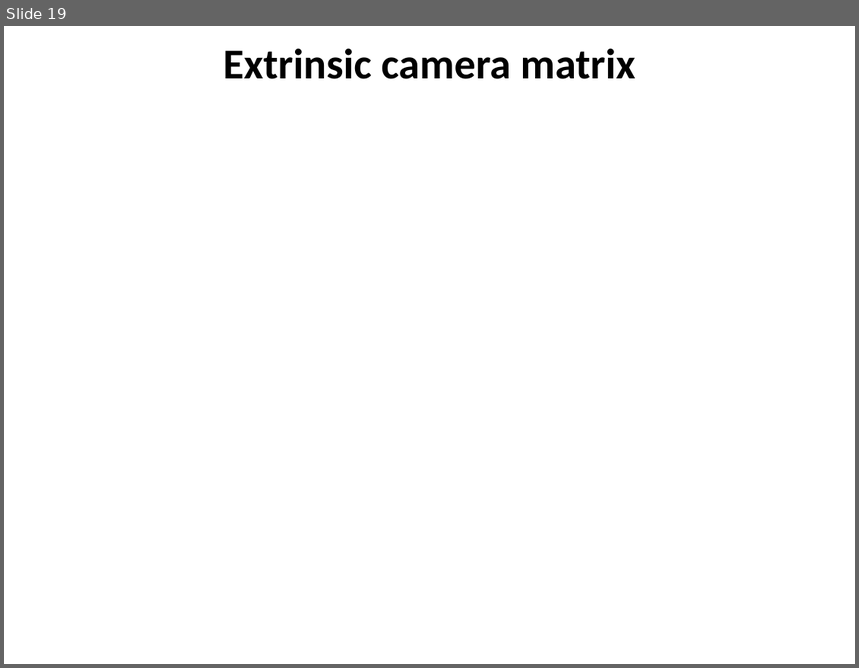
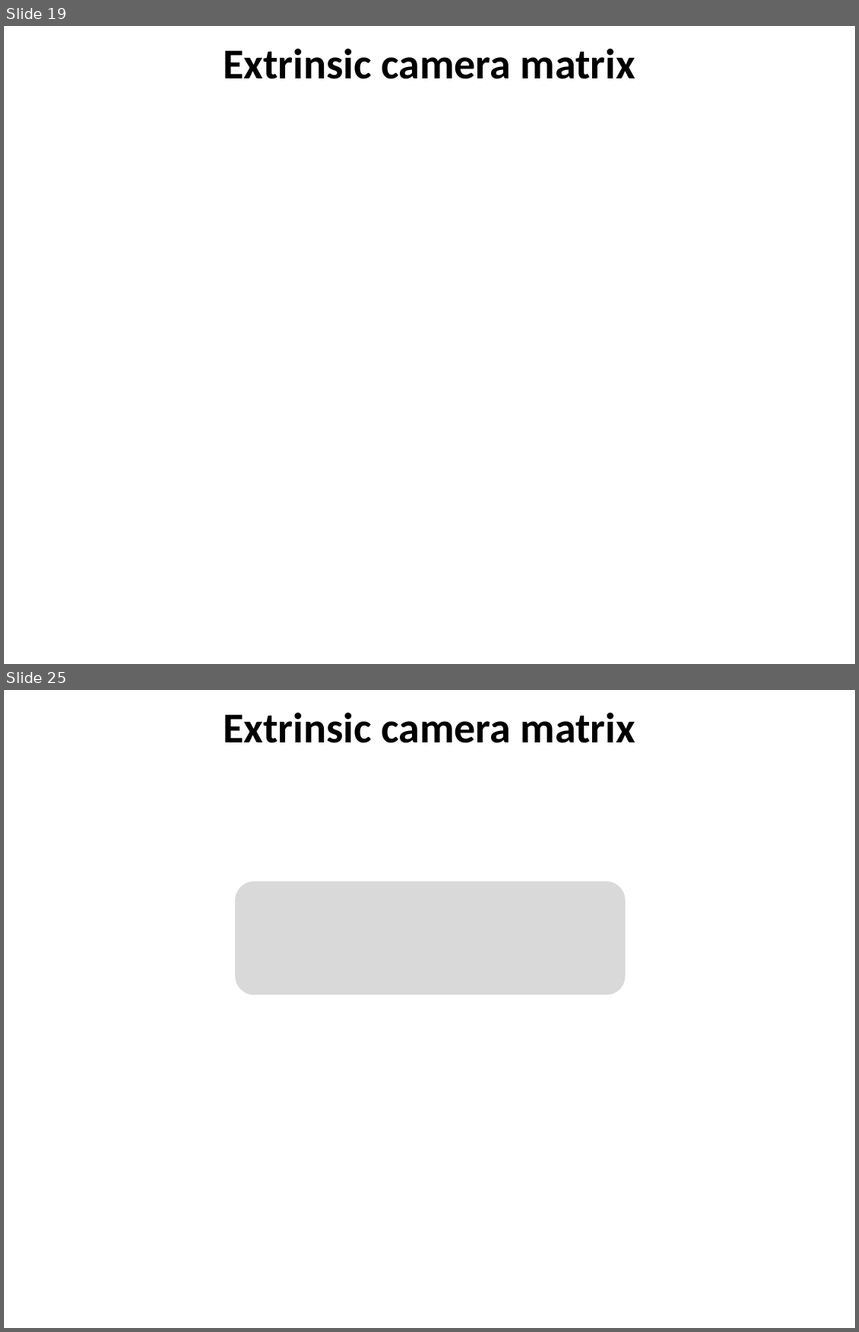
Before and after one commit to YoniChechik/AI_is_Math, a slide deck: c_07_camera_calibration/camera calibration.pptx. Shown one above the other, each under a label of ours: slide 19 before the commit, slides 19 and 25 after it; the slides between them are not shown. The pictures are 859x668 and 859x1332 pixels, drawn with LibreOffice and Linux fonts; fonts in the diff are those of the drawing; grey boxes stand for pictures. Boxes give left, top, right and bottom in pixels: in the first picture for what was removed or moved away, otherwise in the second. Text is boxed around its words. In the diff, an @@ line names an element or a change of style, - is before the commit and + after.

Commit message:
finished camera calib

```diff
--- a/c_07_camera_calibration/camera calibration.pptx
+++ b/c_07_camera_calibration/camera calibration.pptx
@@ slide 25 added at (4, 690, 855, 1328), background #FFFFFF @@
@@ title added at (223, 712, 636, 743), 36 pt, text #000000, bold @@
+Extrinsic camera matrix
@@ rounded rectangle added at (236, 882, 626, 995), fill #D9D9D9 @@
```
Also in this commit, not shown: 21 other slides added.
